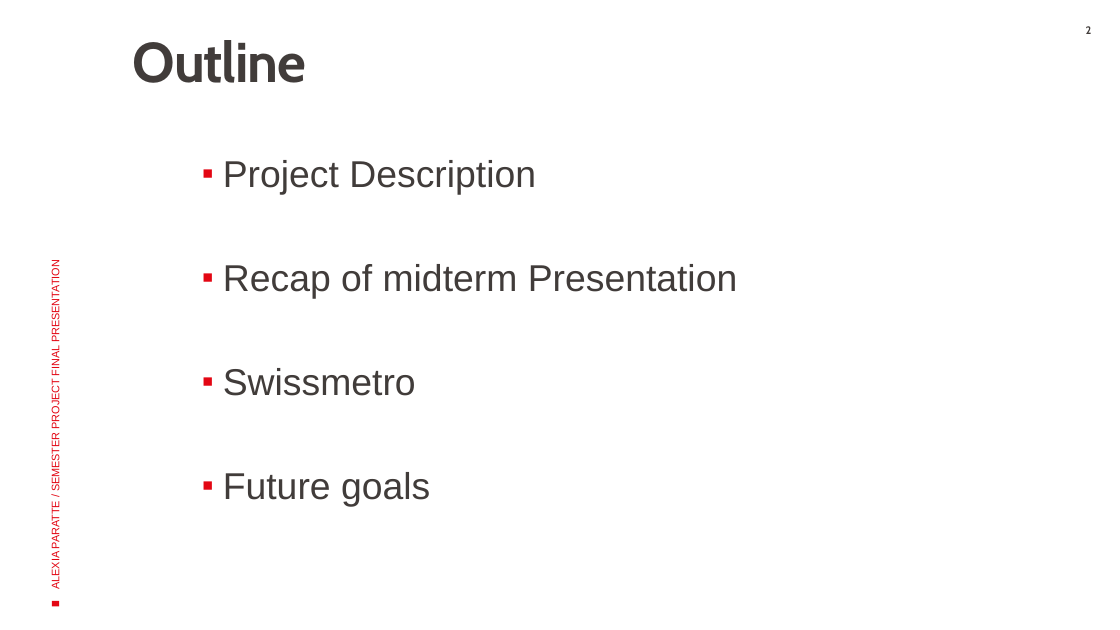
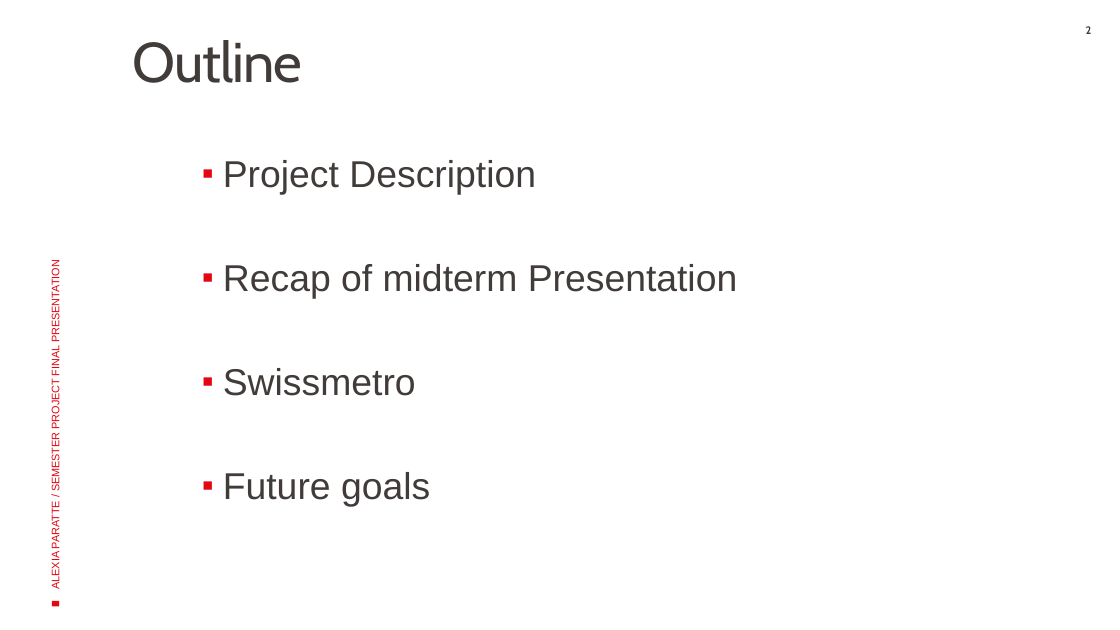
Before and after one commit to araccoon22/Semester-project, a slide deck: slide 2 of Documentation/Reports/Final Presentation - Semester project.pptx. Drawn at 1120x630 pixels with LibreOffice and Linux fonts; fonts in the diff are those of the drawing; background and template pictures are left out. Boxes give left, top, right and bottom in pixels: in the first picture for what was removed or moved away, otherwise in the second. Text is boxed around its words. In the diff, an @@ line names an element or a change of style, - is before the commit and + after.

```diff
--- a/Documentation/Reports/Final Presentation - Semester project.pptx
+++ b/Documentation/Reports/Final Presentation - Semester project.pptx
@@ title "Outline" at [133,40,302,83]: bold off @@
```
Also in this commit, not shown: 8 other slides changed, 9 slides added, 6 other files.
